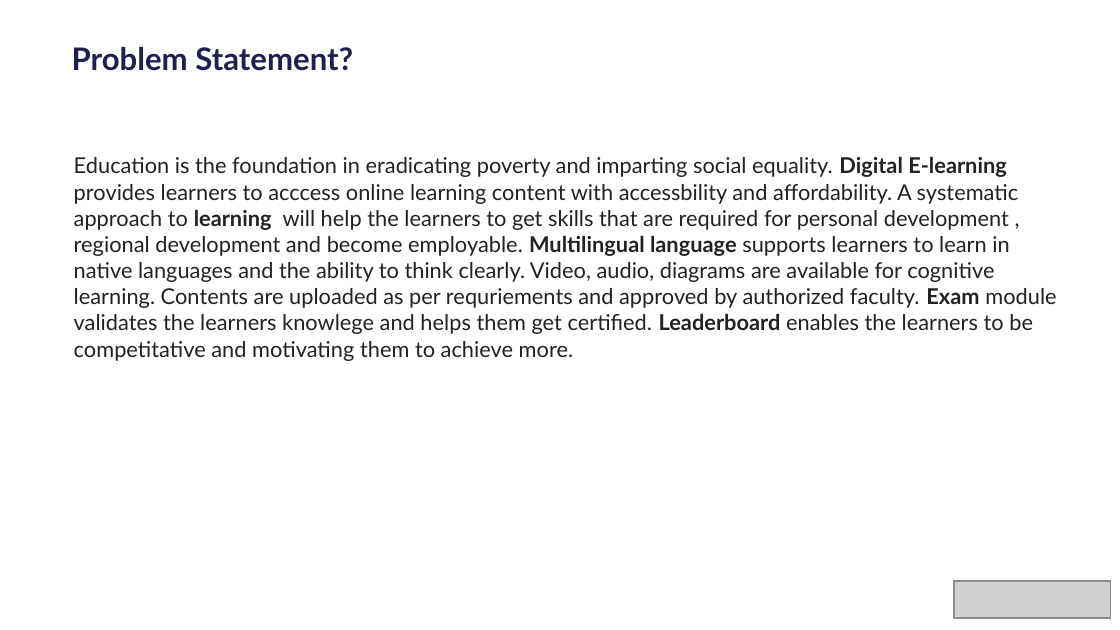
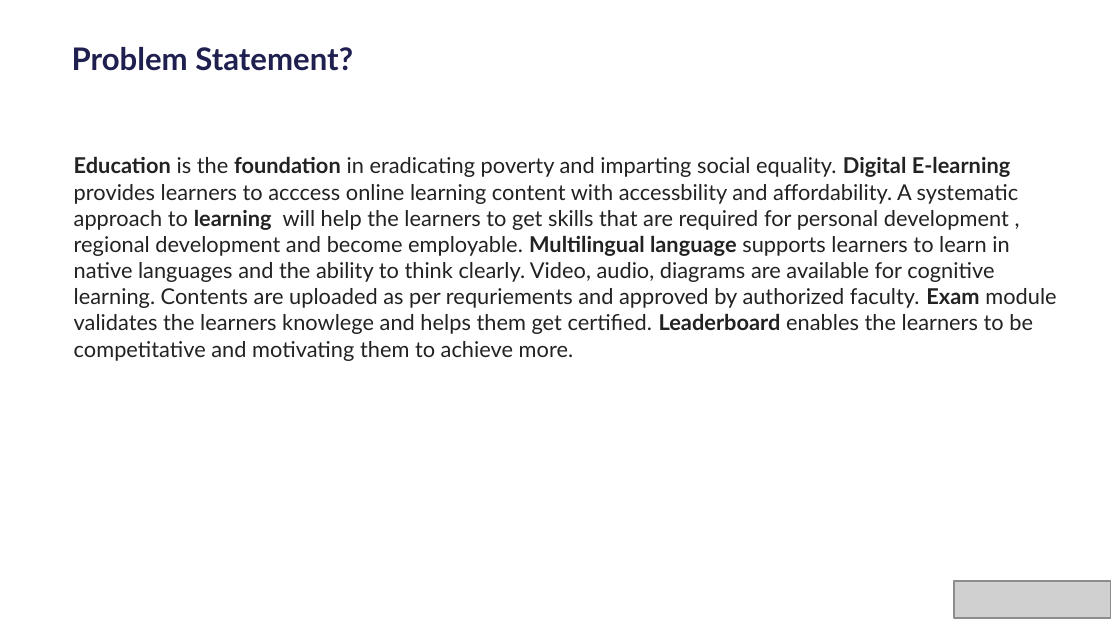
Before and after one commit to rajmanic15/sustainability-hackathon, a slide deck: slide 2 of idea/PLEDGE_TO_PROGRES_Microsoft_Sustainability.pptx. Drawn at 1120x630 pixels with LibreOffice and Linux fonts; fonts in the diff are those of the drawing; grey boxes stand for pictures; background and template pictures are left out. Boxes give left, top, right and bottom in pixels: in the first picture for what was removed or moved away, otherwise in the second. Text is boxed around its words. In the diff, an @@ line names an element or a change of style, - is before the commit and + after.

```diff
--- a/idea/PLEDGE_TO_PROGRES_Microsoft_Sustainability.pptx
+++ b/idea/PLEDGE_TO_PROGRES_Microsoft_Sustainability.pptx
@@ text "Education is the foundation in ..." at [74, 156, 1056, 361]: bold on in "Education foundation" @@
```
Also in this commit, not shown: 12 other slides changed, 2 slides added.
